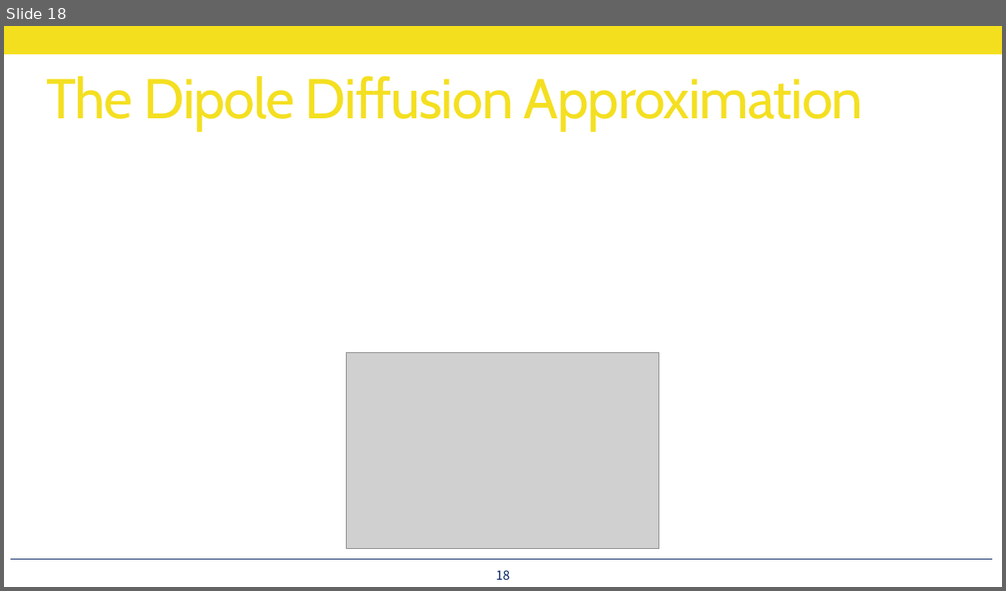
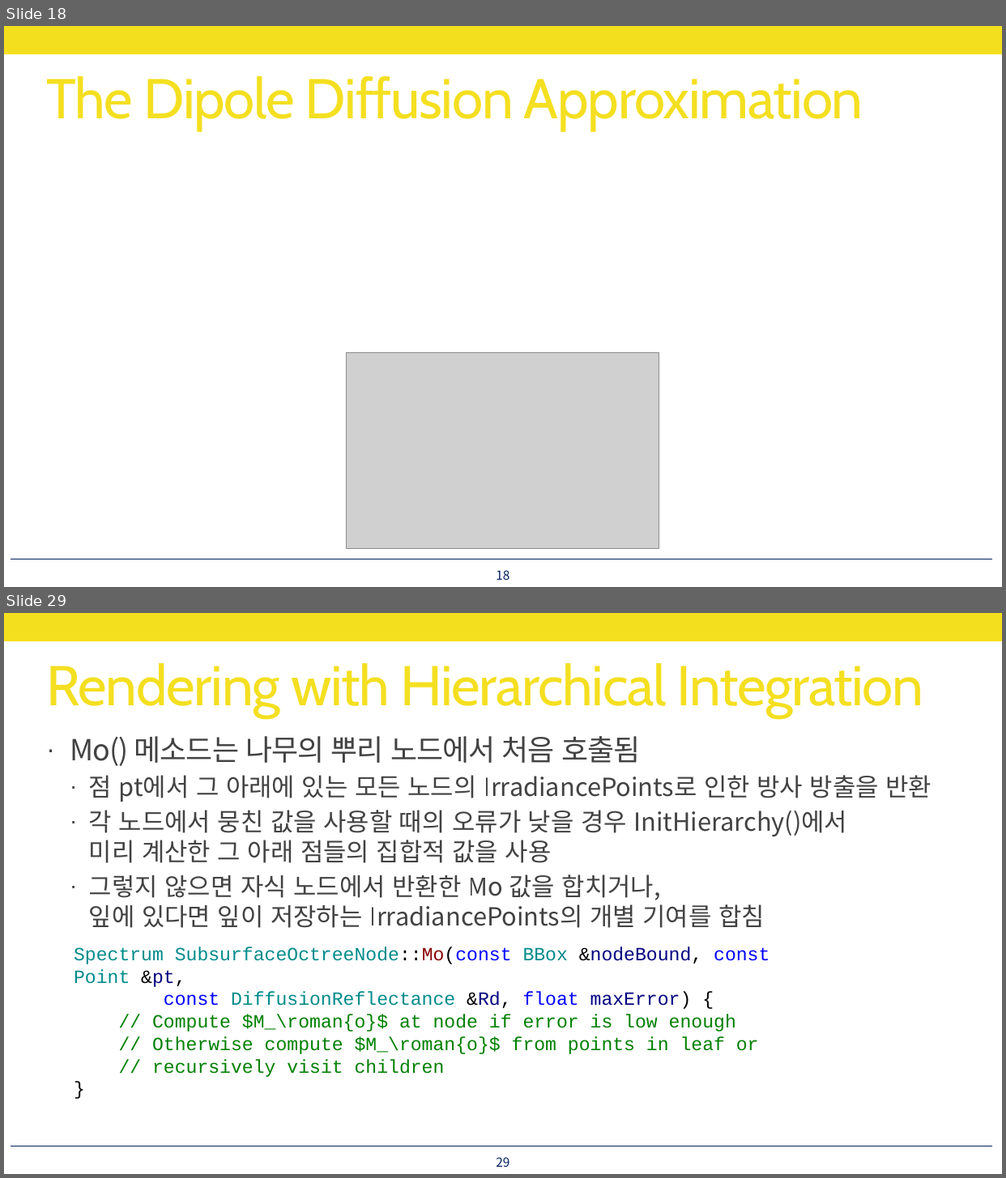
Before and after one commit to utilForever/PBRStudy, a slide deck: Physically Based Rendering - Chapter 16, Part 3.pptx. Shown one above the other, each under a label of ours: slide 18 before the commit, slides 18 and 29 after it; the slides between them are not shown. The pictures are 1006x591 and 1006x1178 pixels, drawn with LibreOffice and Linux fonts; fonts in the diff are those of the drawing; grey boxes stand for pictures. Boxes give left, top, right and bottom in pixels: in the first picture for what was removed or moved away, otherwise in the second. Text is boxed around its words. In the diff, an @@ line names an element or a change of style, - is before the commit and + after.

```diff
--- a/Physically Based Rendering - Chapter 16, Part 3.pptx
+++ b/Physically Based Rendering - Chapter 16, Part 3.pptx
@@ slide 29 added at bbox=[4, 613, 1002, 1174], background #FFFFFF; not listed: 2 template elements that a slide beside it also shows @@
@@ title added at bbox=[46, 663, 924, 718], 54 pt, text #F4DF1E @@
+Rendering with Hierarchical Integration
@@ text added at bbox=[70, 736, 932, 928], 24 pt, text #404040 @@
+· Mo() 메소드는 나무의 뿌리 노드에서 처음 호출됨
+  · 점 pt에서 그 아래에 있는 모든 노드의 IrradiancePoints로 인한 방사 방출을 반환
+  · 각 노드에서 뭉친 값을 사용할 때의 오류가 낮을 경우 InitHierarchy()에서
+    미리 계산한 그 아래 점들의 집합적 값을 사용
+  · 그렇지 않으면 자식 노드에서 반환한 Mo 값을 합치거나,
+    잎에 있다면 잎이 저장하는 IrradiancePoints의 개별 기여를 합침
@@ text added at bbox=[74, 947, 769, 1077], 18 pt, text #008000 @@
+Spectrum SubsurfaceOctreeNode::Mo(const BBox &nodeBound, const Point &pt,
+const DiffusionReflectance &Rd, float maxError) {
+// Compute $M_\roman{o}$ at node if error is low enough
+// Otherwise compute $M_\roman{o}$ from points in leaf or
+// recursively visit children
+}
@@ page number added at bbox=[496, 1157, 509, 1167], 12 pt, text #002060 @@
+29
```
Also in this commit, not shown: 2 slides changed, 19 other slides added.
